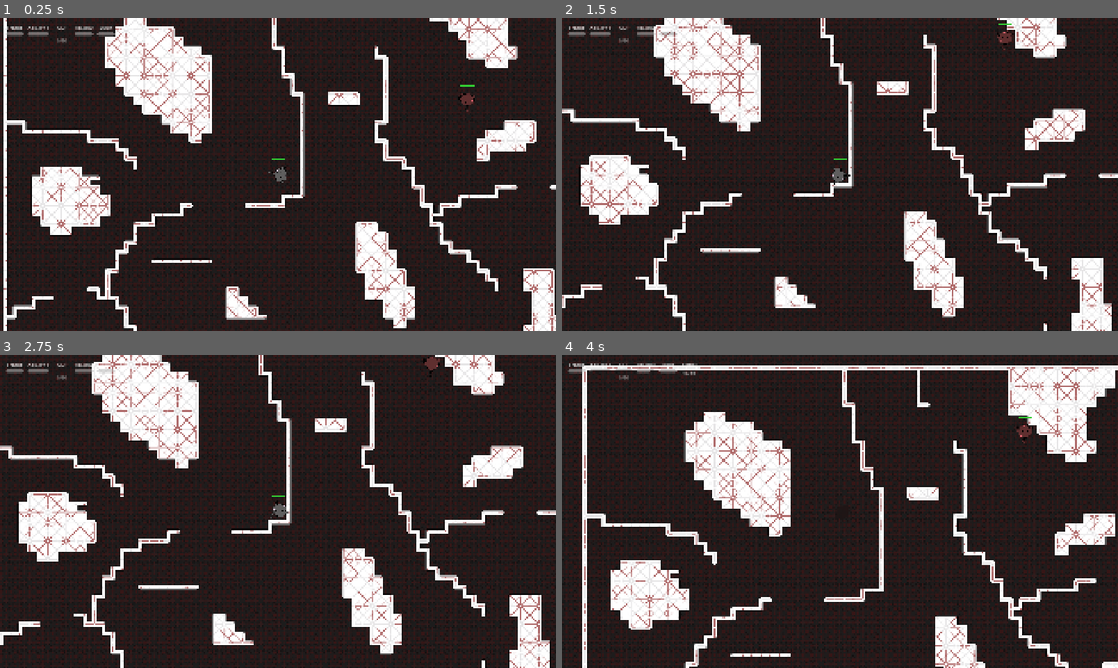
Above: before the commit, frames 1-4 (two rows, left to right).
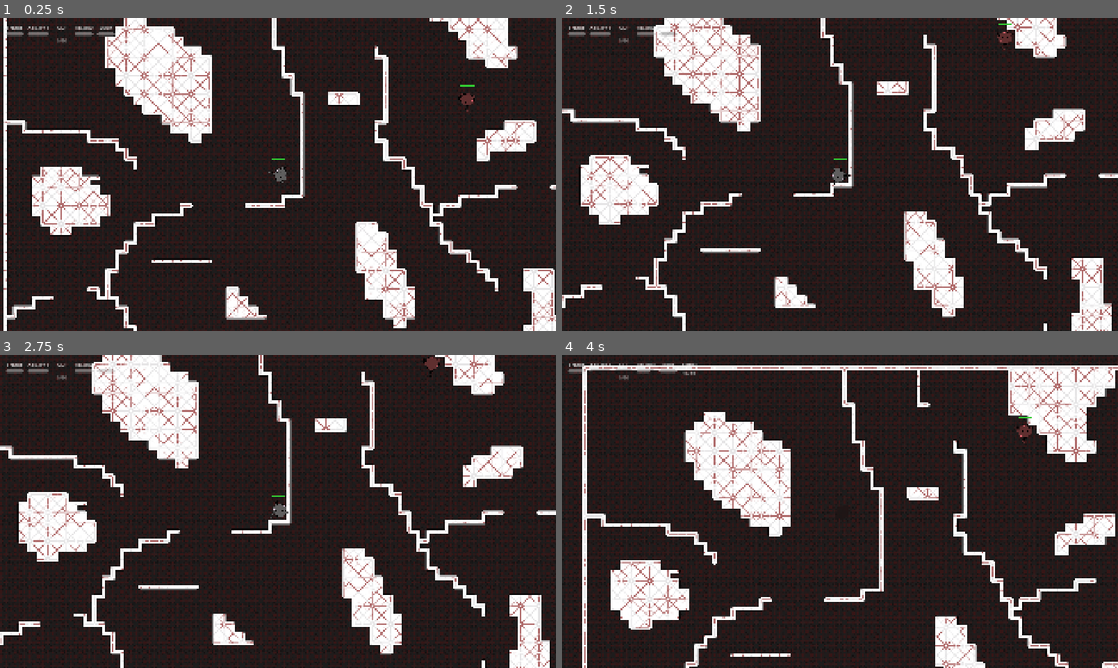
Above: after the commit, the same moments.

Repository: UVASGD/spring-2026-meowdernwarfare
Game: Godot game, scene res://scenes/game.tscn
The game is run twice, just before and just after one commit, with the same random seed, the same clock (stepped at 60 frames per second) and the same inputs. This scene is started directly instead of the project's main scene.
Inputs (mouse positions are in pixels of both pictures, inside the frame that each line leads up to):
- Up to frame 1 (0.25 s): no input
- Up to frame 2 (1.5 s): tap Enter (ui_accept) at 0.5, 0.77 s; move the mouse to (962, 158) at 0.52 s; hold D 0.53-1.28 s; tap Shift at 0.6 s; click (962, 158) at 0.67 s; move the mouse to (728, 190) at 1.27 s; hold S from 1.28 s (still down); tap Space at 1.35 s
- Up to frame 3 (2.75 s): tap Enter (ui_accept) at 1.52 s; move the mouse to (333, 442) at 2.02 s; release S at 2.03 s; hold D from 2.03 s (still down); tap Q at 2.1 s
- Up to frame 4 (4 s): move the mouse to (812, 574) at 2.77 s; release D at 2.78 s; hold W 2.78-3.53 s; tap R at 2.85 s; click (812, 574) at 2.92 s; tap Enter (ui_accept) at 3.02, 3.77 s; move the mouse to (1006, 558) at 3.52 s; hold A from 3.53 s (still down); tap E at 3.6 s

The runs differ from the first frame. In frame 1, 2.8% of the frame differs, in the area x 0-100%, y 0-100%; in frame 2, 2.8%; in frame 3, 2.5%; in frame 4, 3.2%, in the area x 4-100%, y 3-100%.

Commit message:
Way for players to die

Diff:
--- a/scripts/heroes/hero.gd
+++ b/scripts/heroes/hero.gd
@@ -135,7 +135,13 @@
 
 func _die() -> void:
 	is_dead = true
-	died.emit()
+	spectate_mode()
+
+func spectate_mode() -> void:
+	return
+
+func navigate_main_menu() -> void:
+	GameData.change_scene("res://scenes/ui/main_menu.tscn")
 
 func get_health_percent() -> float:
 	return health / max_health
@@ -143,13 +149,13 @@
 # ABILITIES
 
 func can_shoot() -> bool:
-	return shoot_cd <= 0 and reload_cd <= 0 and ammo > 0
+	return shoot_cd <= 0 and reload_cd <= 0 and ammo > 0 and !is_dead
 
 func can_ability1() -> bool:
-	return ability1_cd <= 0
+	return ability1_cd <= 0 and !is_dead
 
 func can_ability2() -> bool:
-	return ult_points >= max_ult_points
+	return ult_points >= max_ult_points and !is_dead
 
 func shoot(aim_dir: Vector2, aim_pos: Vector2) -> void:
 	if not can_shoot():
--- a/scripts/player.gd
+++ b/scripts/player.gd
@@ -178,6 +178,8 @@
 			_end_drug_effect()
 
 func _handle_movement(delta: float) -> void:
+	if is_dead():
+		return
 	if is_dashing:
 		velocity = dash_dir * dash_speed
 		return
@@ -195,6 +197,8 @@
 		velocity = velocity.move_toward(Vector2.ZERO, friction * delta)
 
 func _handle_rotation(delta: float) -> void:
+	if is_dead():
+		return
 	if input.aim_input.length() > 0.1:
 		var aim = input.aim_input.normalized()
 		if is_drugged:
